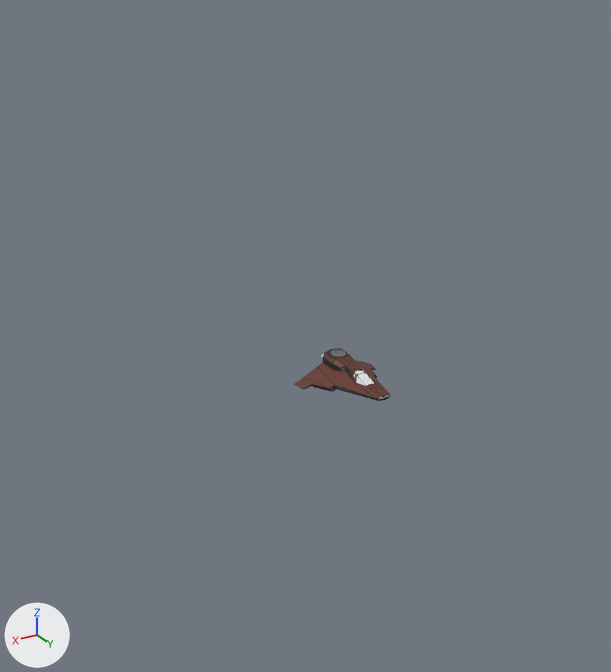
Two versions of the Blender file ProjectFiles/untitled.blend, one commit apart.
Before and after are seen from a 50 mm lens placed at (94.6, 137.4, 80.0), pointed at (7.7, -7.5, 7.5). Every picture has the same lights, and +X, +Y and +Z are marked at lower left. The older version comes first. Mesh edges are drawn as thin lines on the coarser meshes.

Script lines for the objects in view, before the commit:
```python
me_cube_030 = bpy.data.meshes.new('Cube.030')
me_cube_030.from_pydata(...)  # 971 vertices, 851 faces; spans x -10.3..10.3, y -10.1..11.7, z -4.4..2.2
# faces by material slot: [324, 128, 108, 291]
me_cube_030.materials.append(mat_ship_001)  # dark grey #303030
me_cube_030.materials.append(mat_ship_002)  # brown #734239
me_cube_030.materials.append(mat_ship_003)  # grey #747474
me_cube_030.materials.append(mat_ship_004)  # white #e7e7e7
ob_ship = bpy.data.objects.new('Ship', me_cube_030)
ob_ship.location = (0.0, 0.0, 0.0)
```
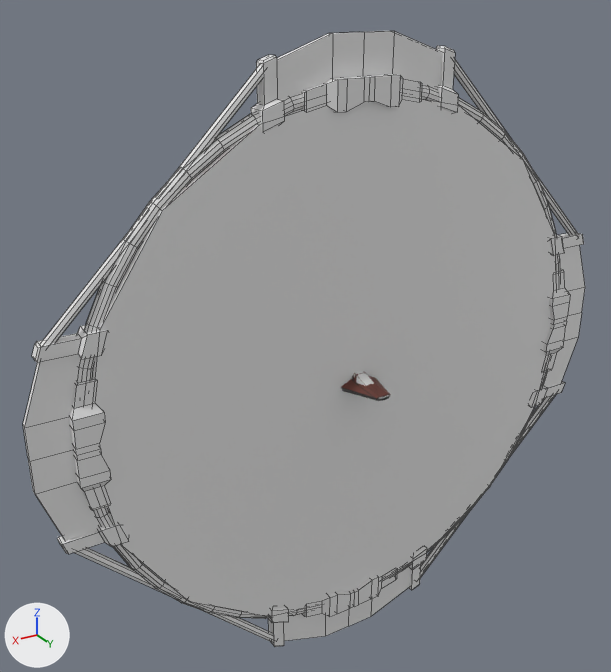
What changed in the scene script:
```text
Add mat_ring0:
    mat_ring0 = principled_material('Ring0')
    mat_ring0.base_color = (0.8, 0.8, 0.8)  # white #e7e7e7
Add mat_ring1:
    mat_ring1 = principled_material('Ring1')
    mat_ring1.base_color = (0.8, 0.8, 0.8)  # white #e7e7e7
Add me_circle:
    me_circle.from_pydata(...)  # 32 vertices, 18 faces; spans x -60.0..59.9, y 0.0..1.9, z -60.1..59.9
Add me_cube_013:
    me_cube_013.from_pydata(...)  # 1184 vertices, 1112 faces; spans x -69.8..69.8, y -2.9..2.9, z -69.8..69.8
    # faces by material slot: [576, 536]
    me_cube_013.materials.append(mat_ring0)  # white #e7e7e7
    me_cube_013.materials.append(mat_ring1)  # white #e7e7e7
Add ob_circle:
    ob_circle = bpy.data.objects.new('Circle', me_circle)
    ob_circle.location = (0.0, 0.0, 0.0)
Add ob_ring1:
    ob_ring1 = bpy.data.objects.new('Ring1', me_cube_013)
    ob_ring1.location = (0.0, 0.0, 0.0)
```

Boxes (x1, y1, x2, y2) around the edits, measured in the pictures (611 x 672 px):
'Circle', added: after (92, 96, 557, 617)
'Ring1', added: after (23, 31, 585, 647)
    faces in mat_ring1 (white #e7e7e7): (23, 31, 585, 647)
    faces in mat_ring0 (white #e7e7e7): (78, 85, 560, 619)
'Ship', unchanged, covered by the edit: before (294, 348, 391, 401); after (341, 376, 391, 401)
